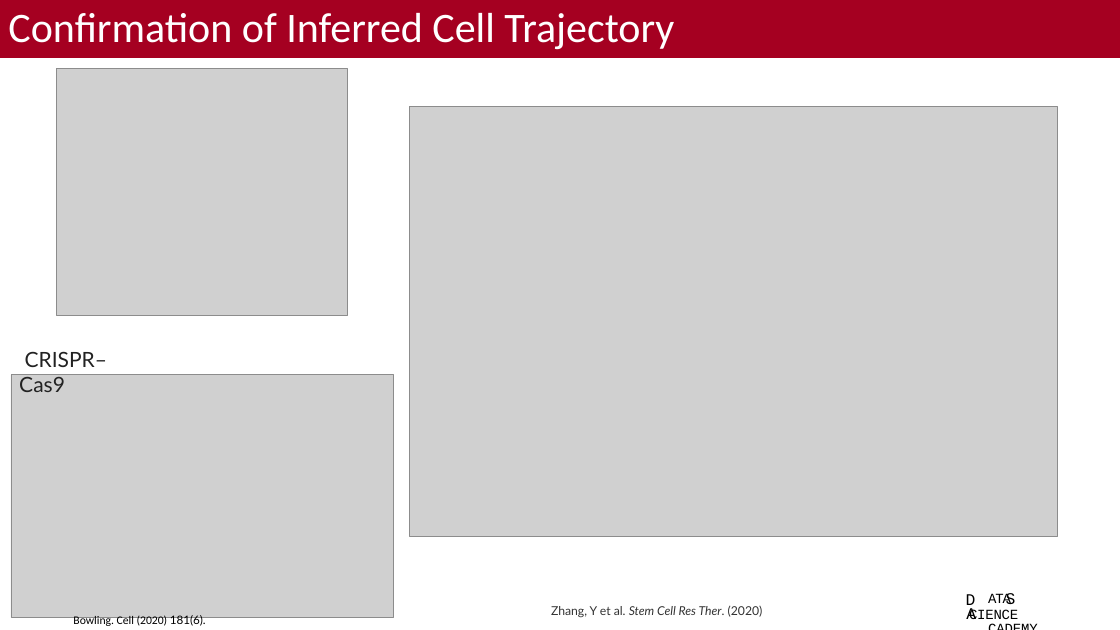
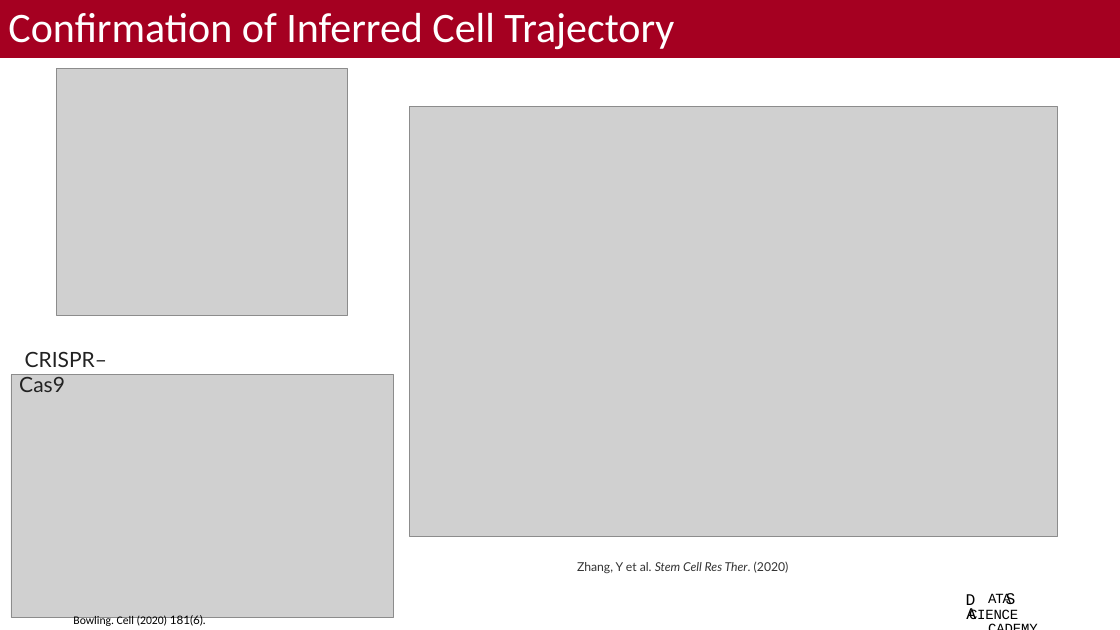
Before and after one commit to bacorli2/scrna_workshop, a slide deck: slide 7 of M7_Summary/M7_Best_Practices.pptx. Drawn at 1120x630 pixels with LibreOffice and Linux fonts; fonts in the diff are those of the drawing; grey boxes stand for pictures; background and template pictures are left out. Boxes give left, top, right and bottom in pixels: in the first picture for what was removed or moved away, otherwise in the second. Text is boxed around its words. In the diff, an @@ line names an element or a change of style, - is before the commit and + after.

```diff
--- a/M7_Summary/M7_Best_Practices.pptx
+++ b/M7_Summary/M7_Best_Practices.pptx
@@ text "Zhang, Y et al. Stem ...": place and size @@
-text "Zhang, Y et al. Stem ..." at box(551, 606, 763, 617)
+text "Zhang, Y et al. Stem ..." at box(577, 562, 789, 573)
```
Also in this commit, not shown: 3 other slides changed, 1 other file.
